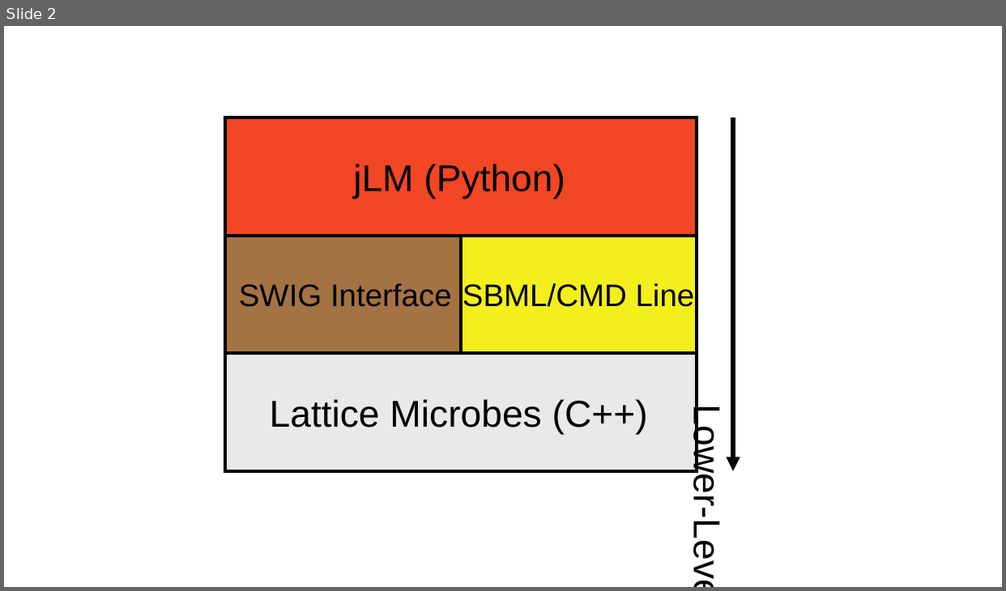
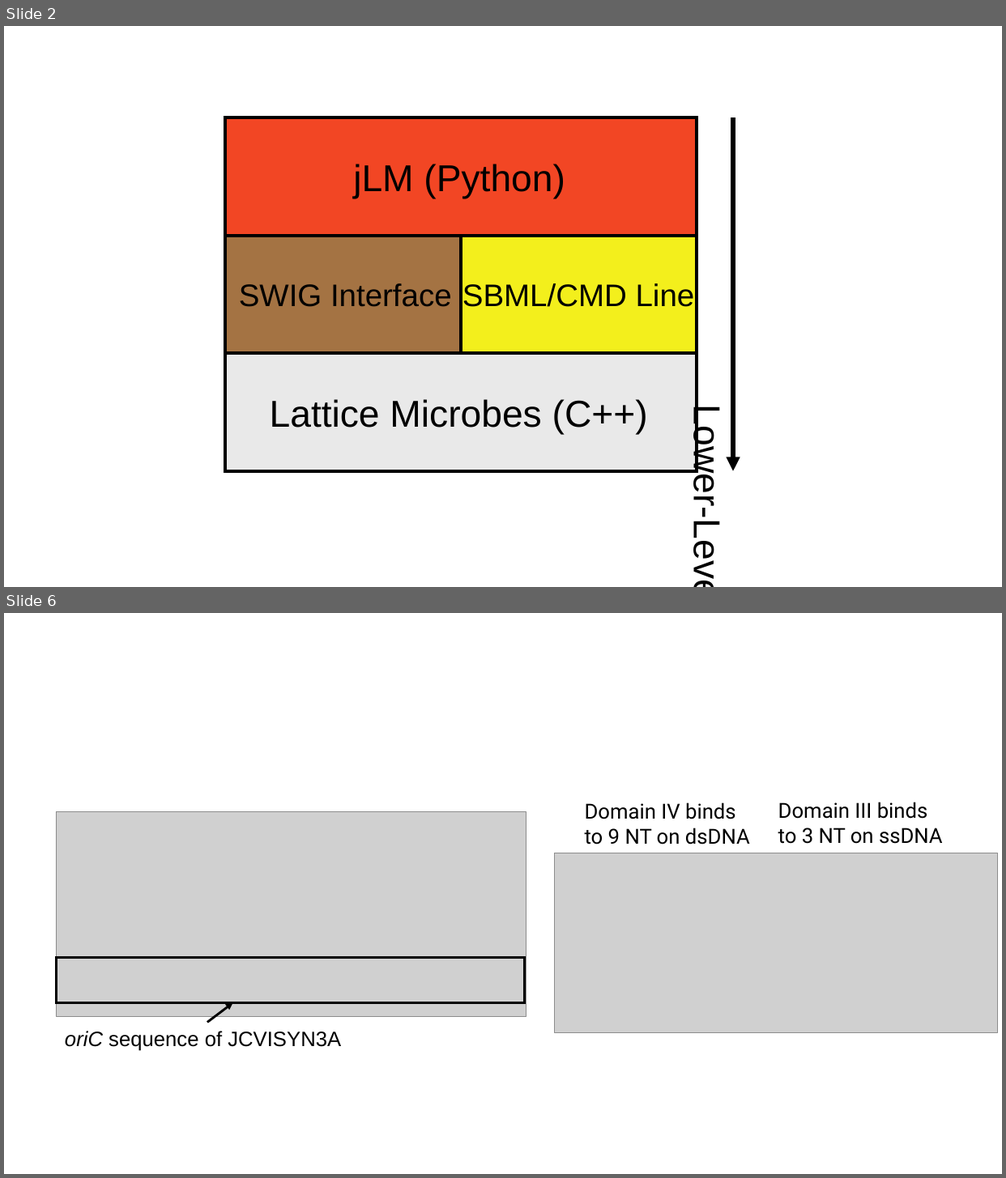
Before and after one commit to Luthey-Schulten-Lab/SummerSchool_2025, a slide deck: CME/figs/figs_introduction/jLM_Schematic.pptx. Shown one above the other, each under a label of ours: slide 2 before the commit, slides 2 and 6 after it; the slides between them are not shown. The pictures are 1006x591 and 1006x1178 pixels, drawn with LibreOffice and Linux fonts; fonts in the diff are those of the drawing; grey boxes stand for pictures. Boxes give left, top, right and bottom in pixels: in the first picture for what was removed or moved away, otherwise in the second. Text is boxed around its words. In the diff, an @@ line names an element or a change of style, - is before the commit and + after.

```diff
--- a/CME/figs/figs_introduction/jLM_Schematic.pptx
+++ b/CME/figs/figs_introduction/jLM_Schematic.pptx
@@ slide 6 added at <box>4,613,1002,1174</box>, background #FFFFFF @@
@@ text added at <box>585,803,750,845</box>, 20 pt, text #000000 @@
+Domain IV binds
+to 9 NT on dsDNA
@@ text added at <box>778,802,943,844</box>, 20 pt, text #000000 @@
+Domain III binds
+to 3 NT on ssDNA
@@ picture added at <box>57,811,526,1016</box> @@
@@ picture added at <box>555,853,998,1033</box> @@
@@ rectangle added at <box>57,957,524,1003</box>, outline #000000 2.25 pt @@
@@ arrow added from (207, 1023) to (233, 1003), #000000 2.25 pt @@
@@ text added at <box>65,1031,341,1051</box>, 20 pt, text #000000 @@
+oriC sequence of JCVISYN3A
```
Also in this commit, not shown: 6 other slides added.
